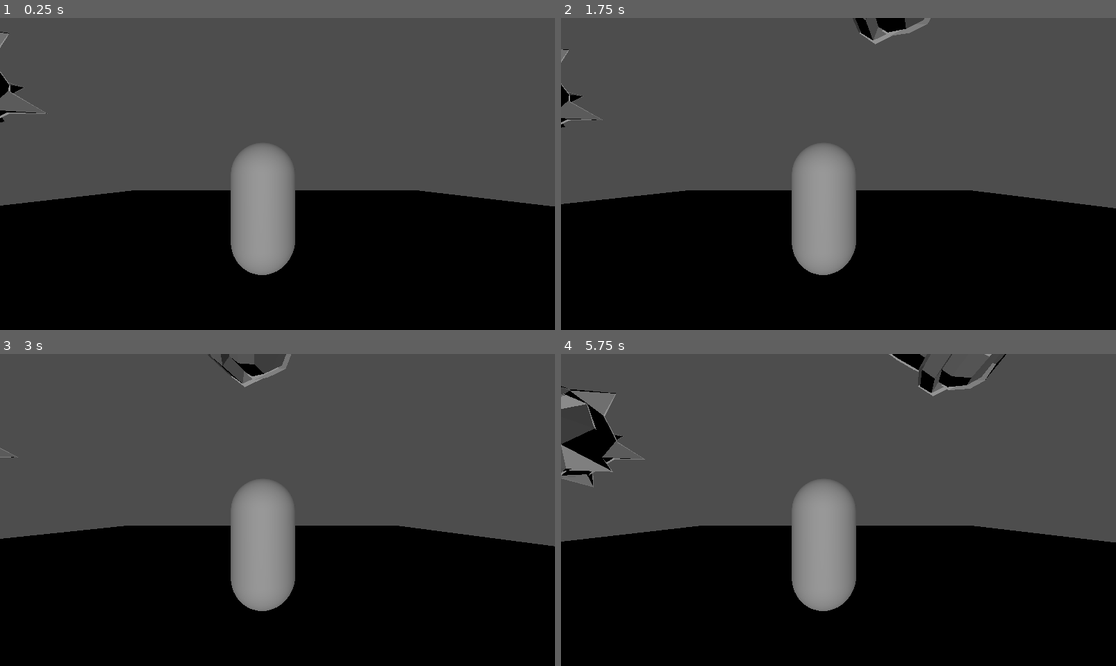
Above: before the commit, frames 1-4 (two rows, left to right).
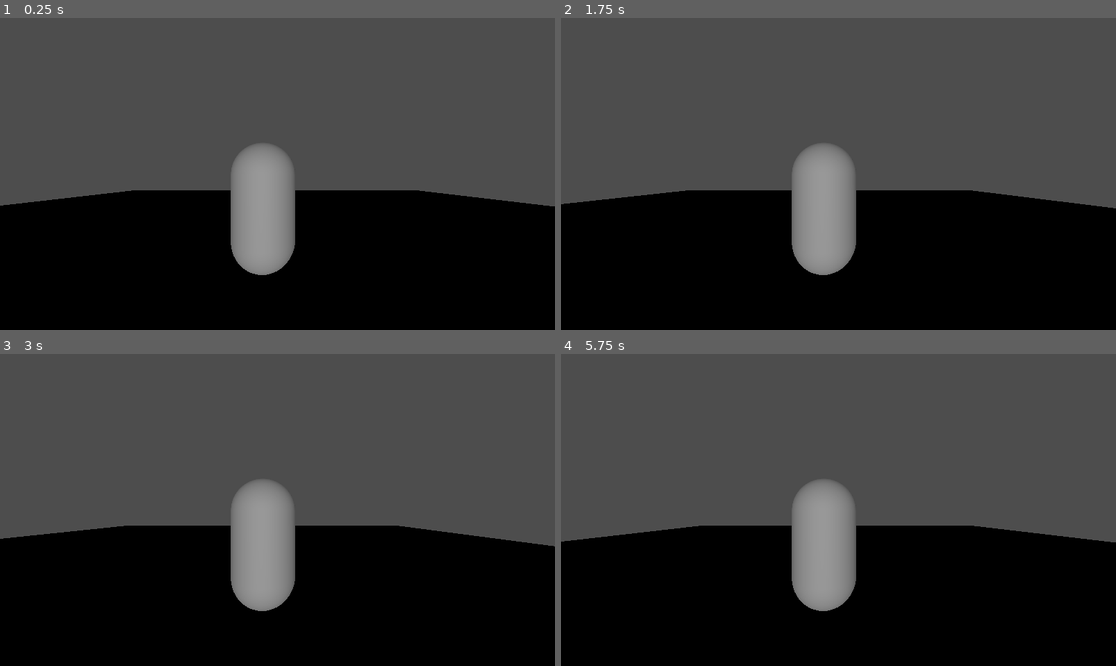
Above: after the commit, the same moments.

Repository: Juan-DelAmo/TestGodot
Game: Godot game, scene res://Escenas/EscenaTesting.tscn
Same seed, same stepped clock (60 frames per second), same inputs: the game is played once before the commit and once after it.
Inputs:
- Up to frame 1 (0.25 s): no input
- Up to frame 2 (1.75 s): tap Enter at 0.5 s; hold Right (ui_right) 0.53-1.28 s; hold Down (ui_down) from 1.28 s (still down)
- Up to frame 3 (3 s): release Down (ui_down) at 2.03 s; hold Right (ui_right) 2.03-2.78 s; hold Up (ui_up) from 2.78 s (still down)
- Up to frame 4 (5.75 s): release Up (ui_up) at 3.53 s; hold Left (ui_left) 3.53-5.03 s; hold Down (ui_down) from 5.03 s (still down)

The runs differ from the first frame. In frame 1, 0.3% of the frame differs, in the area x 0-9%, y 4-34%; in frame 2, 0.7%; in frame 3, 0.4%; in frame 4, 2.7%, in the area x 0-81%, y 0-43%.

Commit message:
Hola tonoto

Diff:
--- a/Escenas/EscenaTesting.tscn
+++ b/Escenas/EscenaTesting.tscn
@@ -1,7 +1,6 @@
-[gd_scene load_steps=7 format=3 uid="uid://gaw37b0gxovv"]
+[gd_scene load_steps=6 format=3 uid="uid://gaw37b0gxovv"]
 
 [ext_resource type="Script" path="res://ScriptJugador/movimiento.gd" id="1_rc3ef"]
-[ext_resource type="ArrayMesh" uid="uid://bqx3lchcycauv" path="res://Modelos/lucero.obj" id="2_cbjya"]
 
 [sub_resource type="CapsuleMesh" id="CapsuleMesh_wjarh"]
 
@@ -44,7 +43,3 @@
 
 [node name="DirectionalLight3D" type="DirectionalLight3D" parent="."]
 transform = Transform3D(1, 0, 0, 0, 1, 0, 0, 0, 1, -0.396347, 27.522, -10.4626)
-
-[node name="Lucero" type="MeshInstance3D" parent="."]
-transform = Transform3D(1, 0, 0, 0, 1, 0, 0, 0, 1, -1.3777, -0.0825748, 3.22363)
-mesh = ExtResource("2_cbjya")
Not shown, added: .gitignore
